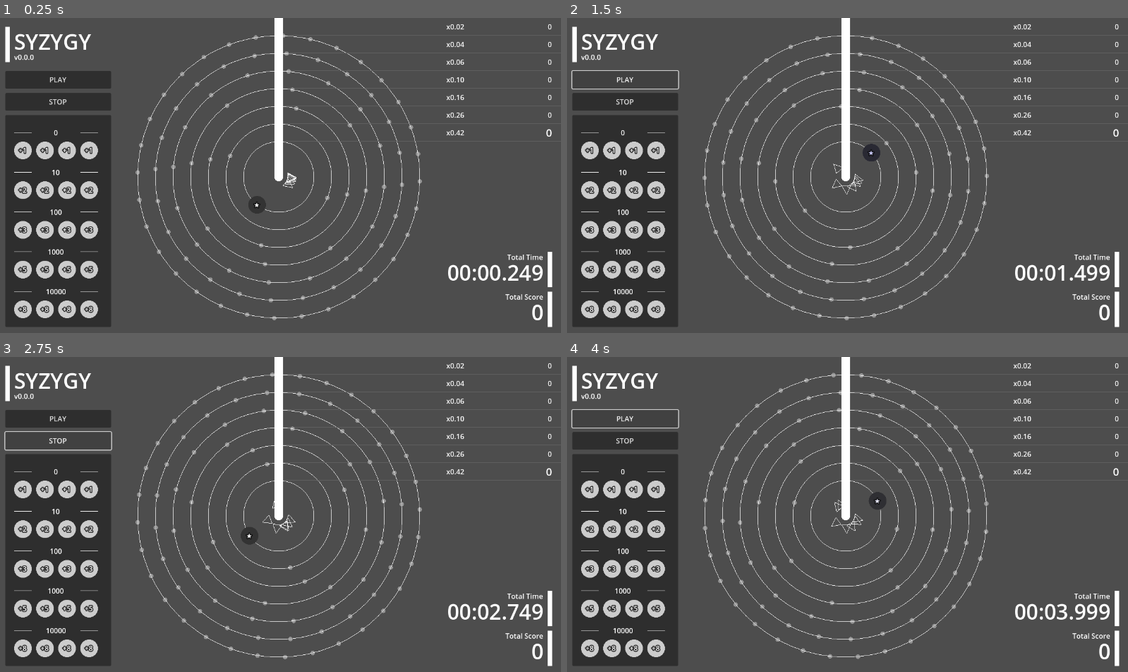
Above: before the commit, frames 1-4 (two rows, left to right).
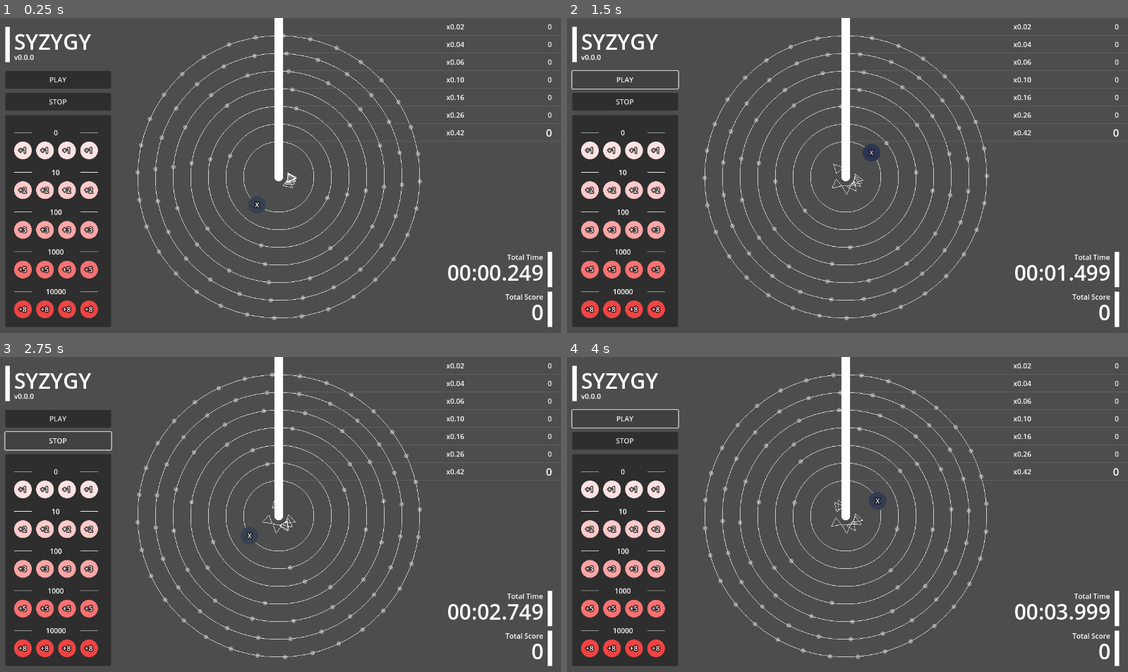
Above: after the commit, the same moments.

Repository: kamikoloss/syzygy
Game: Godot game, scene res://scenes/main.tscn
Same seed, same stepped clock (60 frames per second), same inputs: the game is played once before the commit and once after it.
Inputs:
- Up to frame 1 (0.25 s): no input
- Up to frame 2 (1.5 s): click "PLAY" at 0.5 s; click "PLAY" at 1.25 s
- Up to frame 3 (2.75 s): click "STOP" at 2 s
- Up to frame 4 (4 s): click "STOP" at 2.75 s; click "PLAY" at 3.5 s

The runs differ from the first frame. In frame 1, 2.5% of the frame differs, in the area x 2-48%, y 39-96%; in frame 2, 2.5%; in frame 3, 2.5%, in the area x 2-47%, y 39-96%; in frame 4, 2.5%.

Commit message:
set Chip color to ChipData

Diff:
--- a/scripts/chip_data.gd
+++ b/scripts/chip_data.gd
@@ -9,18 +9,19 @@
 }
 
 ## { <Type>: [ <Label>, <Color>, <Price>, <Score> ], ... }
+## ref. https://v3.tailwindcss.com/docs/customizing-colors
 const DATA := {
-    Type.NONE:      ["", Color(0.1, 0.1, 0.1), 0, 0],
-    Type.ACCOUNT:   ["★", Color(0.2, 0.2, 0.2), 0, 0],
-    Type.PLUS_1:    ["+1", Color(0.8, 0.8, 0.8), 0, 1],
-    Type.PLUS_2:    ["+2", Color(0.8, 0.8, 0.8), 10, 2],
-    Type.PLUS_3:    ["+3", Color(0.8, 0.8, 0.8), 100, 3],
-    Type.PLUS_4:    ["+5", Color(0.8, 0.8, 0.8), 1000, 5],
-    Type.PLUS_5:    ["+8", Color(0.8, 0.8, 0.8), 10000, 8],
-    Type.PLUS_6:    ["+13", Color(0.8, 0.8, 0.8), 10, 13],
-    Type.PLUS_7:    ["+21", Color(0.8, 0.8, 0.8), 10, 21],
-    Type.PLUS_8:    ["+34", Color(0.8, 0.8, 0.8), 10, 34],
-    Type.PLUS_9:    ["+55", Color(0.8, 0.8, 0.8), 10, 55],
+    Type.NONE:      ["",    Color("#374151"), 0, 0],
+    Type.ACCOUNT:   ["X",   Color("#374151"), 0, 0],
+    Type.PLUS_1:    ["+1",  Color("#fee2e2"), 0, 1],
+    Type.PLUS_2:    ["+2",  Color("#fecaca"), 10, 2],
+    Type.PLUS_3:    ["+3",  Color("#fca5a5"), 100, 3],
+    Type.PLUS_4:    ["+5",  Color("#f87171"), 1000, 5],
+    Type.PLUS_5:    ["+8",  Color("#ef4444"), 10000, 8],
+    Type.PLUS_6:    ["+13", Color("#dc2626"), 10, 13],
+    Type.PLUS_7:    ["+21", Color("#b91c1c"), 10, 21],
+    Type.PLUS_8:    ["+34", Color("#991b1b"), 10, 34],
+    Type.PLUS_9:    ["+55", Color("#7f1d1d"), 10, 55],
 }
 
 ## { <Price>: [ [ ChipData.Type, <Amount> ], ... ], ... }
